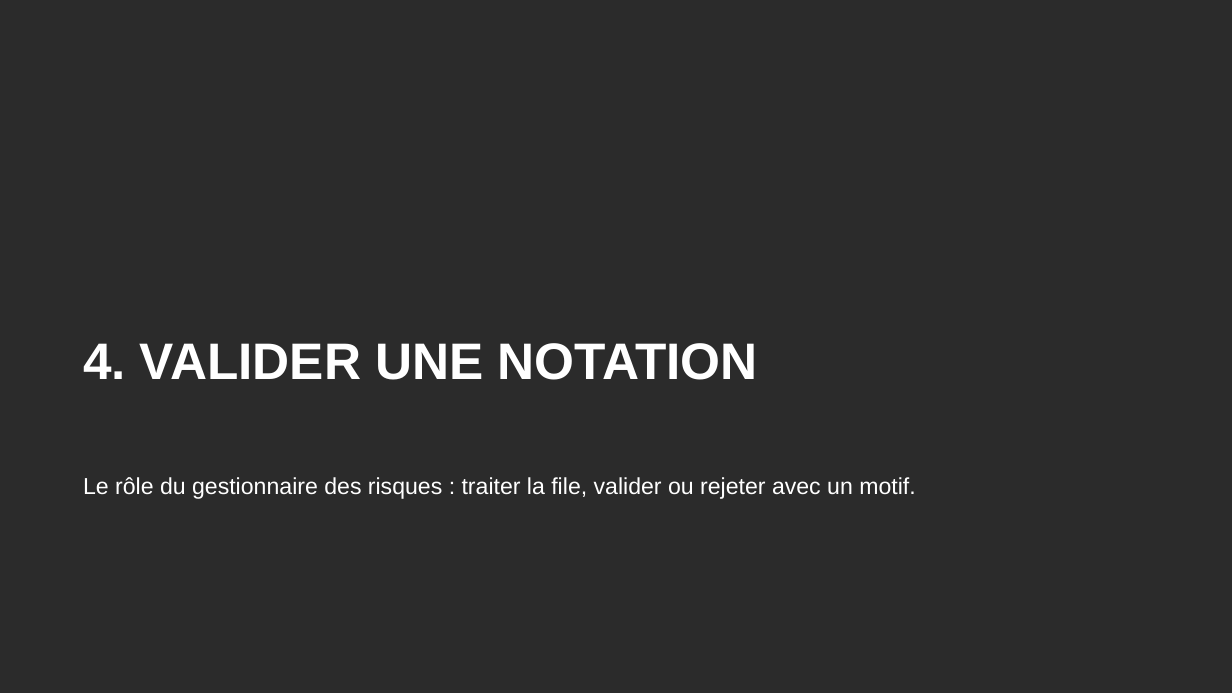
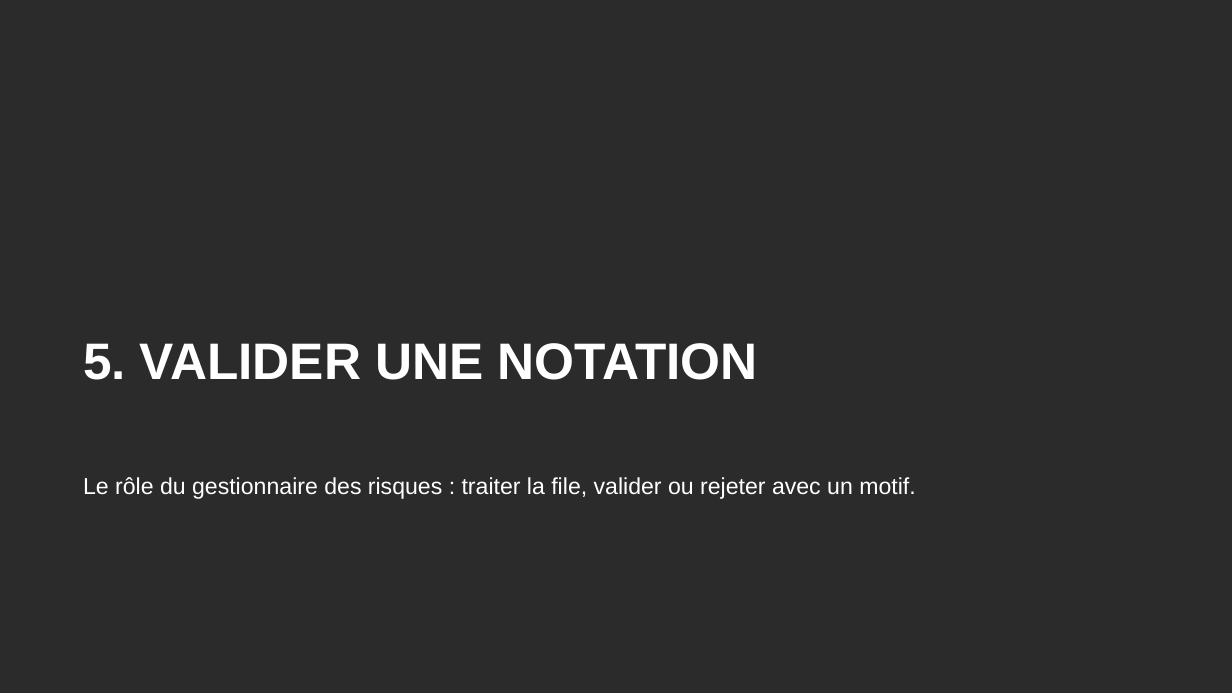
Before and after one commit to tariqeddoumi/Entreprise-scoring-cl, a slide deck: slide 35 of docs/guides/Guide_utilisateur_outil_notation.pptx (slide 28 before the commit). Drawn at 1232x693 pixels with LibreOffice and Linux fonts; fonts in the diff are those of the drawing; background and template pictures are left out; a plain dark background stands for a picture behind light text. Boxes give left, top, right and bottom in pixels: in the first picture for what was removed or moved away, otherwise in the second. Text is boxed around its words. In the diff, an @@ line names an element or a change of style, - is before the commit and + after.

```diff
--- a/docs/guides/Guide_utilisateur_outil_notation.pptx
+++ b/docs/guides/Guide_utilisateur_outil_notation.pptx
@@ title at <box>83,343,758,380</box>: text changed @@
-4. VALIDER UNE NOTATION
+5. VALIDER UNE NOTATION
```
Also in this commit, not shown: 11 other slides changed, 9 slides added, 3 other files.
